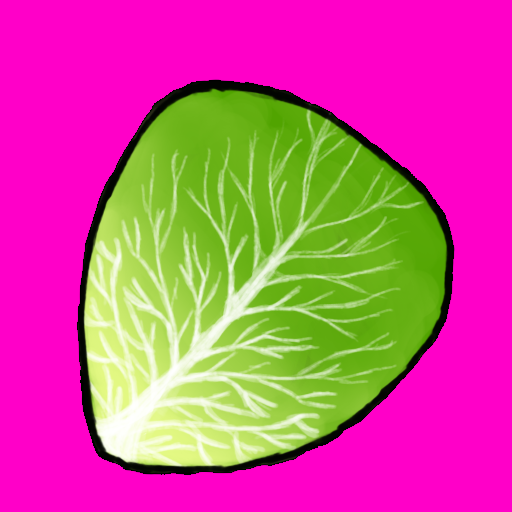
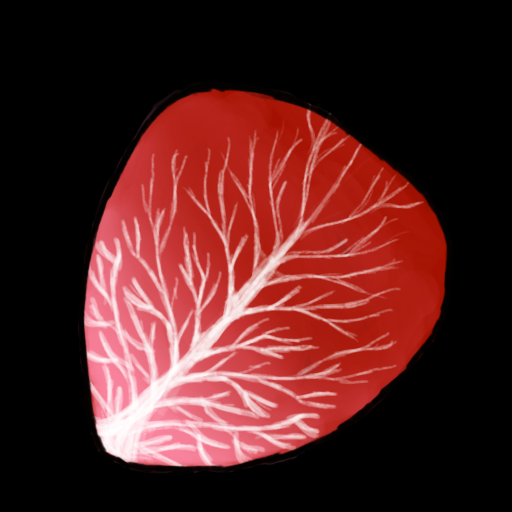
Layer changes from the first 512×512 image to the second:
added layer "Group 2 copy 5" above "Group 2 copy 4" over [77, 80, 454, 475]
hid "Group 2 copy" over [77, 80, 454, 475]
